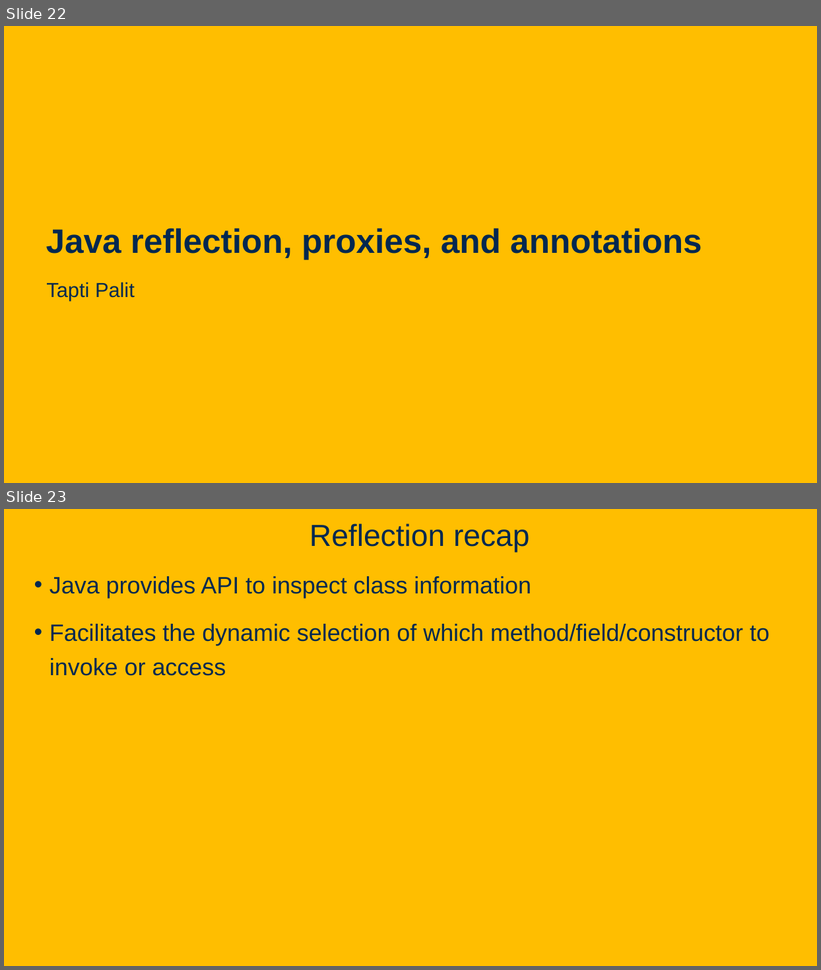
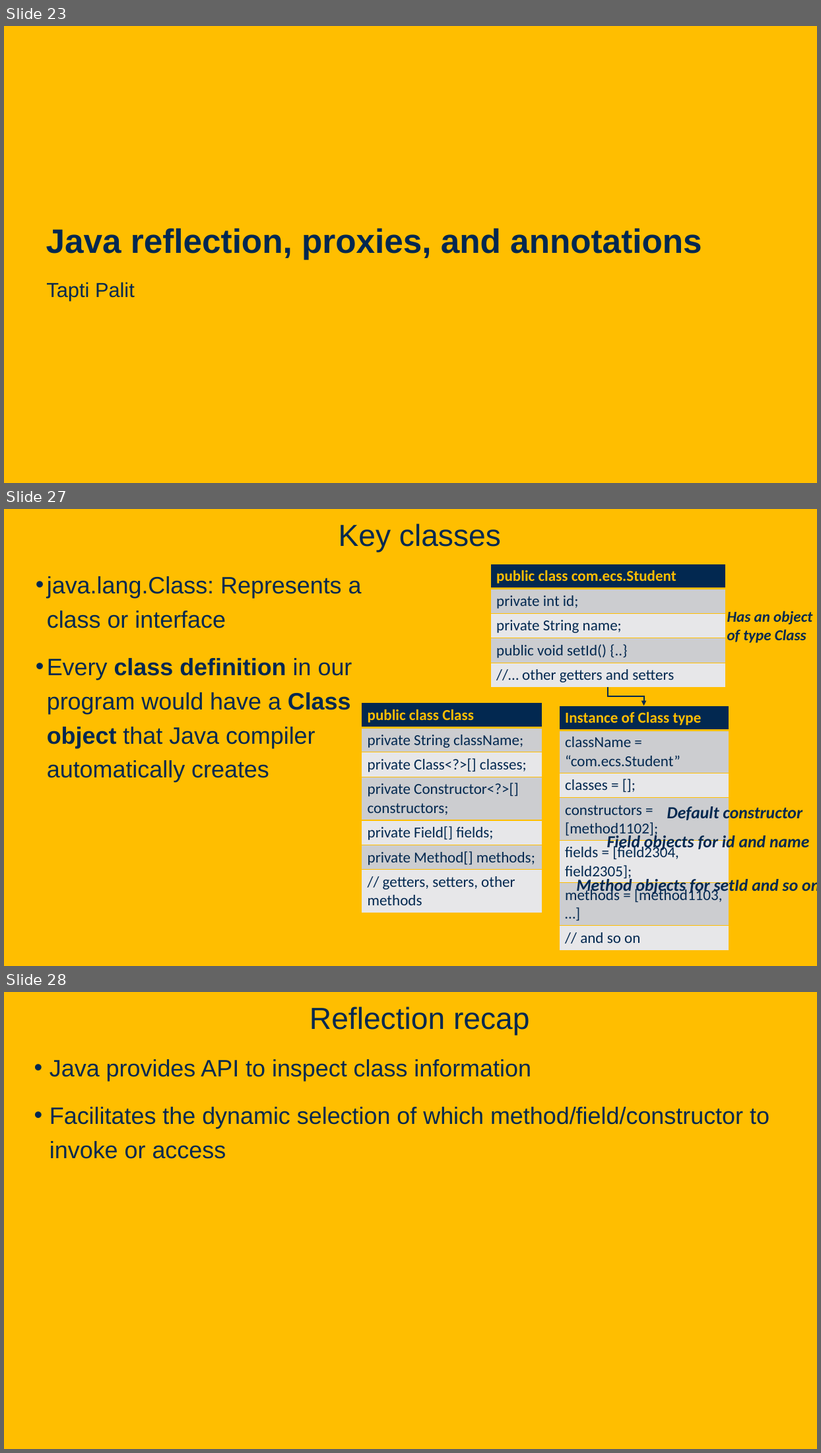
Before and after one commit to davsec-teaching/ecs160-f25, a slide deck: slides/5_annotations_and_reflection.pptx. Shown one above the other, each under a label of ours: slides 22 and 23 before the commit, slides 23, 27 and 28 after it; the slides between them are not shown. The pictures are 821x970 and 821x1453 pixels, drawn with LibreOffice and Linux fonts; fonts in the diff are those of the drawing; background and template pictures are left out. Boxes give left, top, right and bottom in pixels: in the first picture for what was removed or moved away, otherwise in the second. Text is boxed around its words. In the diff, an @@ line names an element or a change of style, - is before the commit and + after.

```diff
--- a/slides/5_annotations_and_reflection.pptx
+++ b/slides/5_annotations_and_reflection.pptx
@@ slide 27 added at [4, 509, 817, 966], background picture (left out) @@
@@ title added at [339, 524, 501, 553], 36 pt, text #022850 @@
+Key classes
@@ table added at [491, 564, 726, 687], 5 rows, 1 columns @@
+public class com.ecs.Student
+private int id;
+private String name;
+public void setId() {..}
+//… other getters and setters
@@ text added at [47, 576, 362, 782], 28 pt, text #022850 @@
+• java.lang.Class: Represents a class or interface
+• Every class definition in our program would have a Class object that Java compiler automatically creates
@@ text added at [727, 611, 812, 643], 18 pt, text #022850, bold, italic @@
+Has an object
+of type Class
@@ table added at [362, 703, 543, 912], 7 rows, 1 columns @@
+public class Class
+private String className;
+private Class<?>[] classes;
+private Constructor<?>[] constructors;
+private Field[] fields;
+private Method[] methods;
+// getters, setters, other methods
@@ table added at [559, 706, 729, 951], 7 rows, 1 columns @@
+Instance of Class type
+className = “com.ecs.Student”
+classes = [];
+constructors = [method1102];
+fields = [field2304, field2305];
+methods = [method1103, …]
+// and so on
@@ elbow arrow added from (609, 687) to (644, 706), #022850 1.5 pt @@
@@ text added at [667, 805, 803, 823], 20 pt, text #022850, bold, italic @@
+Default constructor
@@ text added at [607, 834, 809, 852], 20 pt, text #022850, bold, italic @@
+Field objects for id and name
@@ text added at [576, 877, 817, 895], 20 pt, text #022850, bold, italic @@
+Method objects for setId and so on
@@ what was slide 22 is now slide 23 @@
@@ what was slide 23 is now slide 28 @@
```
Also in this commit, not shown: 11 slides changed, 8 other slides added, 1 slide removed.
